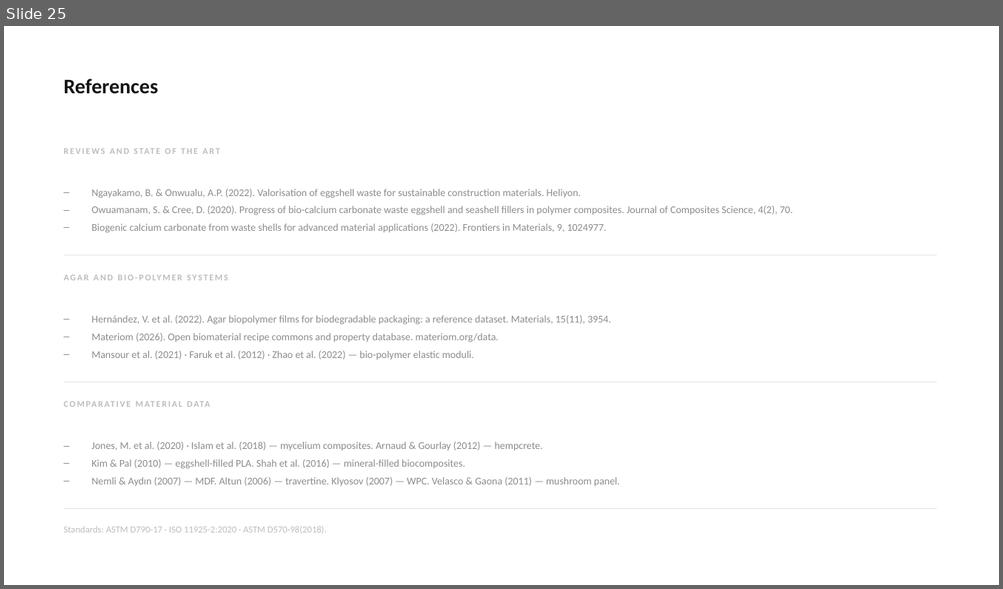
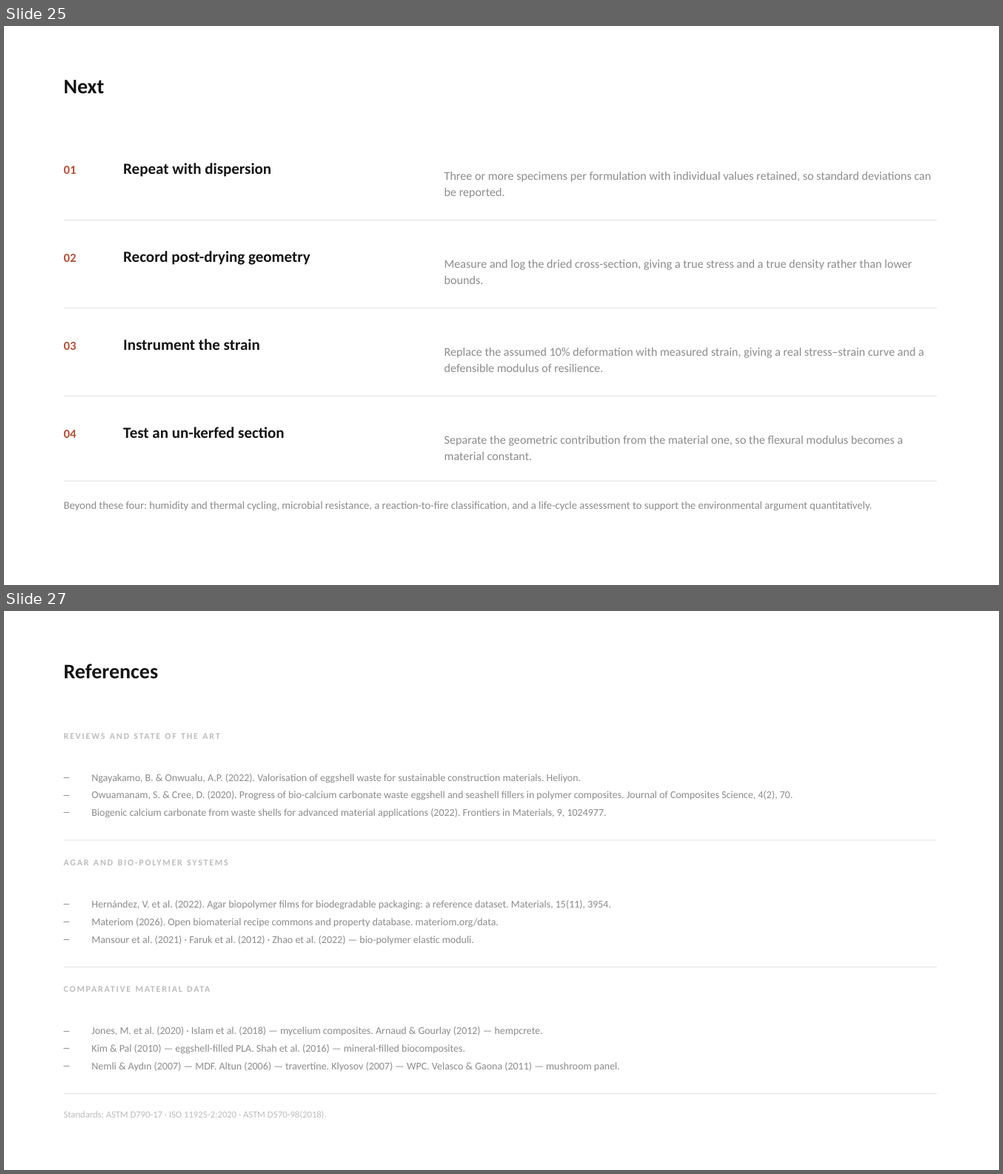
Before and after one commit to bunal91/sanat-ve-mekan, a slide deck: konferans-bildirisi/06-sunum/ICSMMEP26_Presentation_Unal.pptx. Shown one above the other, each under a label of ours: slide 25 before the commit, slides 25 and 27 after it; the slides between them are not shown. The pictures are 1003x589 and 1003x1174 pixels, drawn with LibreOffice and Linux fonts; fonts in the diff are those of the drawing. Boxes give left, top, right and bottom in pixels: in the first picture for what was removed or moved away, otherwise in the second. Text is boxed around its words. In the diff, an @@ line names an element or a change of style, - is before the commit and + after.

```diff
--- a/konferans-bildirisi/06-sunum/ICSMMEP26_Presentation_Unal.pptx
+++ b/konferans-bildirisi/06-sunum/ICSMMEP26_Presentation_Unal.pptx
@@ slide 25 added at (x1=4, y1=26, x2=999, y2=585), background #FFFFFF @@
@@ text added at (x1=64, y1=79, x2=105, y2=94), 20 pt, text #141414, bold @@
+Next
@@ text added at (x1=64, y1=166, x2=77, y2=174), 12 pt, text #B4513A, bold @@
+01
@@ text added at (x1=123, y1=163, x2=271, y2=177), 15 pt, text #141414, bold @@
+Repeat with dispersion
@@ text added at (x1=444, y1=172, x2=931, y2=198), 11.5 pt, text #8C8C8C @@
+Three or more specimens per formulation with individual values retained, so standard deviations can be reported.
@@ rectangle added at (x1=64, y1=220, x2=936, y2=221), fill #E4E4E4 @@
@@ text added at (x1=64, y1=254, x2=77, y2=262), 12 pt, text #B4513A, bold @@
+02
@@ text added at (x1=123, y1=251, x2=310, y2=265), 15 pt, text #141414, bold @@
+Record post-drying geometry
@@ text added at (x1=444, y1=260, x2=911, y2=284), 11.5 pt, text #8C8C8C @@
+Measure and log the dried cross-section, giving a true stress and a true density rather than lower bounds.
@@ rectangle added at (x1=64, y1=308, x2=936, y2=309), fill #E4E4E4 @@
@@ text added at (x1=64, y1=342, x2=77, y2=350), 12 pt, text #B4513A, bold @@
+03
@@ text added at (x1=123, y1=339, x2=260, y2=350), 15 pt, text #141414, bold @@
+Instrument the strain
@@ text added at (x1=444, y1=348, x2=924, y2=372), 11.5 pt, text #8C8C8C @@
+Replace the assumed 10% deformation with measured strain, giving a real stress–strain curve and a defensible modulus of resilience.
@@ rectangle added at (x1=64, y1=396, x2=936, y2=397), fill #E4E4E4 @@
@@ text added at (x1=64, y1=430, x2=77, y2=438), 12 pt, text #B4513A, bold @@
+04
@@ text added at (x1=123, y1=427, x2=284, y2=438), 15 pt, text #141414, bold @@
+Test an un-kerfed section
@@ text added at (x1=444, y1=436, x2=903, y2=460), 11.5 pt, text #8C8C8C @@
+Separate the geometric contribution from the material one, so the flexural modulus becomes a material constant.
@@ rectangle added at (x1=64, y1=481, x2=936, y2=482), fill #E4E4E4 @@
@@ text added at (x1=64, y1=502, x2=871, y2=511), 10.5 pt, text #8C8C8C @@
+Beyond these four: humidity and thermal cycling, microbial resistance, a reaction-to-fire classification, and a life-cycle assessment to support the environmental argument quantitatively.
@@ what was slide 25 is now slide 27 @@
```
Also in this commit, not shown: 7 slides changed, 5 other slides added, 4 slides removed, 4 other files.
